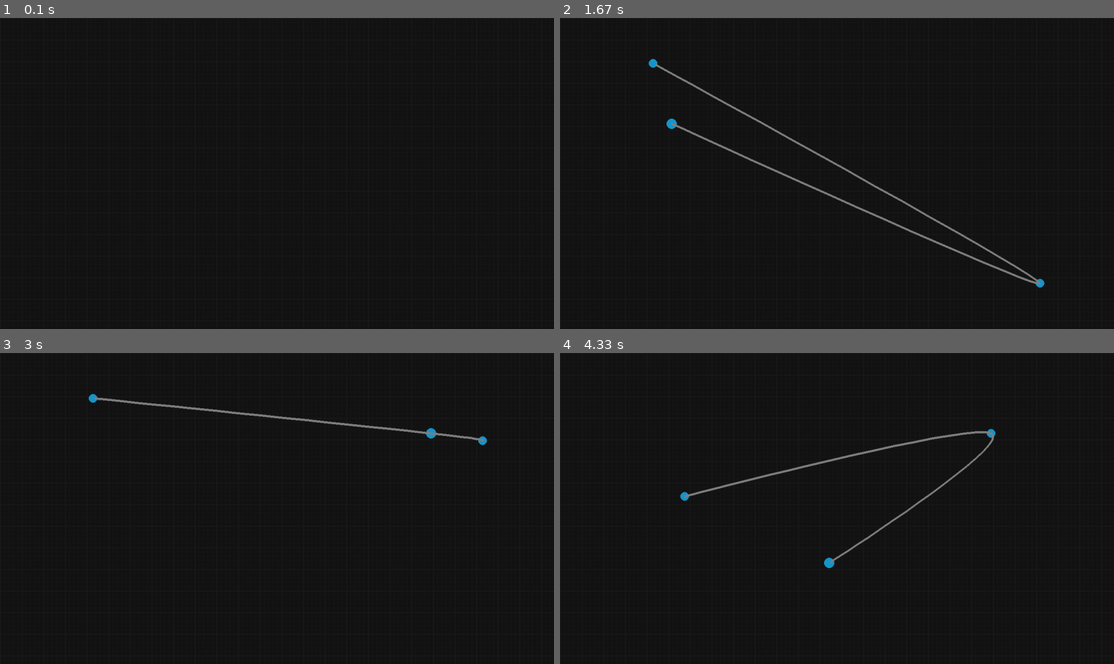
Above: before the commit, frames 1-4 (two rows, left to right).
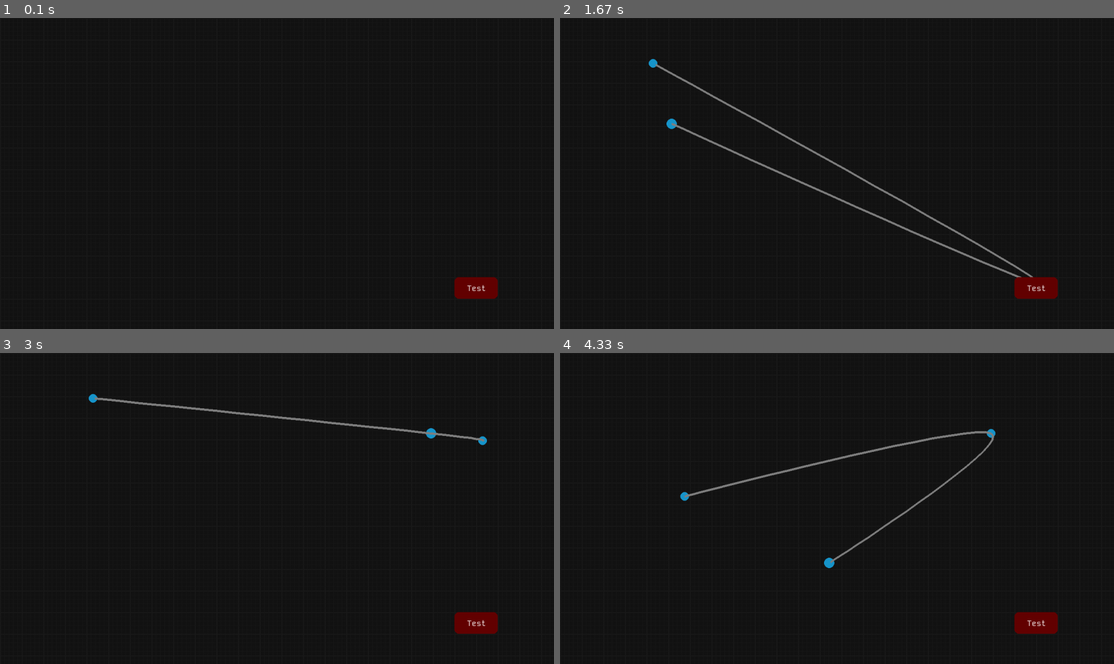
Above: after the commit, the same moments.

Repository: Raphael-W/Racing-Line
Game: pygame game, started from Software/main.py
Same seed, same stepped clock (60 frames per second), same inputs: the game is played once before the commit and once after it.
Inputs (mouse positions are in pixels of both pictures, inside the frame that each line leads up to):
- Up to frame 1 (0.1 s): no input
- Up to frame 2 (1.67 s): press the mouse at (704, 176) at 0.37 s; move the mouse to (798, 207) at 0.47 s; release the mouse at (892, 241) at 0.6 s; click (1041, 282) at 0.72 s; click (654, 61) at 1.05 s; press the mouse at (892, 241) at 1.37 s; move the mouse to (781, 182) at 1.47 s; release the mouse at (670, 123) at 1.6 s
- Up to frame 3 (3 s): press the mouse at (481, 617) at 1.7 s; move the mouse to (337, 505) at 1.8 s; release the mouse at (199, 393) at 1.93 s; press the mouse at (199, 393) at 2.03 s; move the mouse to (265, 405) at 2.13 s; release the mouse at (337, 418) at 2.27 s; press the mouse at (110, 458) at 2.37 s; move the mouse to (299, 449) at 2.47 s; release the mouse at (481, 440) at 2.6 s; press the mouse at (337, 418) at 2.7 s; move the mouse to (382, 424) at 2.8 s; release the mouse at (432, 433) at 2.93 s
- Up to frame 4 (4.33 s): press the mouse at (1041, 440) at 3.03 s; move the mouse to (842, 427) at 3.13 s; release the mouse at (643, 415) at 3.27 s; press the mouse at (643, 415) at 3.37 s; move the mouse to (737, 480) at 3.47 s; release the mouse at (825, 542) at 3.6 s; press the mouse at (825, 542) at 3.7 s; move the mouse to (753, 520) at 3.8 s; release the mouse at (681, 496) at 3.93 s; press the mouse at (654, 396) at 4.03 s; move the mouse to (742, 480) at 4.13 s; release the mouse at (831, 561) at 4.27 s

The runs differ from the first frame. In frame 1, 0.5% of the frame differs, in the area x 82-90%, y 83-91%; in frame 2, 0.5%; in frame 3, 0.5%; in frame 4, 0.5%.

Commit message:
Implemented a button

Diff:
--- a/Software/main.py
+++ b/Software/main.py
@@ -21,7 +21,12 @@
                   "mainGrid": (30, 30, 30),
                   "innerGrid": (25, 25, 25)}
 
-ft_font = pygame.freetype.Font("KodeMono-VariableFont_wght.ttf", 24)
+ft_font = pygame.freetype.Font("KodeMono-VariableFont_wght.ttf", 18)
+
+def testButtonPress():
+    print("Pressed")
+
+testButton = Button(screen, pygame, (1050, 600), (100, 0, 0), (100, 50), "Test", ft_font, testButtonPress)
 
 def drawGrid(frequency, lineWidth, lineColor):
     columns = math.ceil(screenWidth / frequency)
@@ -71,6 +76,9 @@
     track.update(mousePosX, mousePosY, screenWidth, screenHeight, screenBorder, pygame)
     track.draw(programColours, screen, pygame)
 
+    testButton.display()
+
+
     pygame.display.flip()
     clock.tick(120) #Refresh Rate
 
--- a/Software/pygameUIElements.py
+++ b/Software/pygameUIElements.py
@@ -1,20 +1,61 @@
 class Button:
-    def __init__(self, screen, pos, dimensions, text, action):
+    def __init__(self, screen, pygame, pos, colour, dimensions, text, font, action):
         self.screen = screen
-        self.pos = pos
-        self.dimensions = dimensions
+        self.pygame = pygame
+        self.font = font
+
+        self.posX = pos[0]
+        self.posY = pos[1]
+        self.colour = colour
+        self.width = dimensions[0]
+        self.height = dimensions[1]
         self.text = text
         self.action = action
 
+        self.mouseHovering = False
+        self.mouseDownLast = False
+        self.pointSelected = False
+
+        self.baseColour = colour
+        self.hoverColour = (colour[0] - 15, colour[1], colour[2])
+
+    def update(self):
+        mousePos = self.pygame.mouse.get_pos()
+        self.mouseHovering = (((self.posX + self.width / 2) + ((self.width / 2) + 2) > mousePos[0] > (self.posX + self.width / 2) - ((self.width / 2) + 2)) and
+                              ((self.posY + self.height / 2) + ((self.height / 2) + 2) > mousePos[1] > (self.posY + self.height / 2) - ((self.height / 2) + 2)))
+
+        if self.mouseHovering:
+            self.colour = self.hoverColour
+            self.pointSelected = self.mouseHovering and self.pygame.mouse.get_pressed()[0] and not self.mouseDownLast
+        else:
+            self.colour = self.baseColour
+
+        if self.pointSelected:
+            self.action()
+            self.pointSelected = False
+
+        self.mouseDownLast = self.pygame.mouse.get_pressed()[0]
+
+    def display(self):
+        self.update()
+
+        rectangle = self.pygame.Rect(self.posX, self.posY, self.width, self.height)
+        self.pygame.draw.rect(self.screen, self.colour, rectangle, 0, 10)
+
+        text_rect = self.font.get_rect(self.text, size = 18)
+        text_rect.center = rectangle.center
+
+        self.font.render_to(self.screen, text_rect, self.text, (250, 250, 250))
+
 class Label:
-    def __init__(self, screen, pos, size, text):
+    def __init__(self, screen, pygame, pos, size, text):
         self.screen = screen
         self.pos = pos
         self.size = size
         self.text = text
 
 class Slider: #Use label class for label
-    def __init__(self, screen, pos, size, length, valueRange, text, localLabelPos, value = 0, action = None):
+    def __init__(self, screen, pygame, pos, size, length, valueRange, text, localLabelPos, value = 0, action = None):
         self.screen = screen
         self.pos = pos
         self.size = size
@@ -27,7 +68,7 @@
         self.action = action
 
 class CheckBox: #Use label class for label
-    def __init__(self, screen, pos, size, text, localLabelPos, value = False, action = None):
+    def __init__(self, screen, pygame, pos, size, text, localLabelPos, value = False, action = None):
         self.screen = screen
         self.pos = pos
         self.size = size
--- a/Software/undo-redo.py
+++ b/Software/undo-redo.py
@@ -4,4 +4,4 @@
 
 class History:
     def __init__(self):
-        pass
+        self.actions = []
